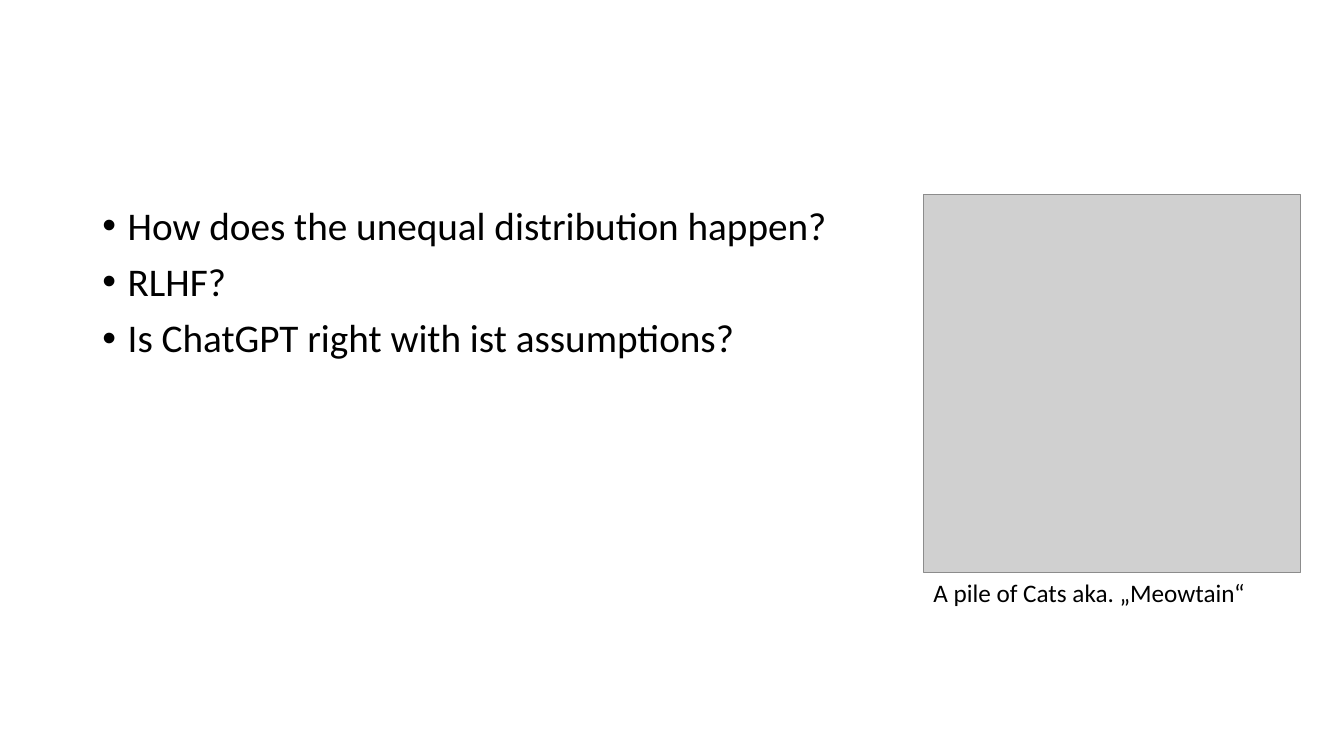
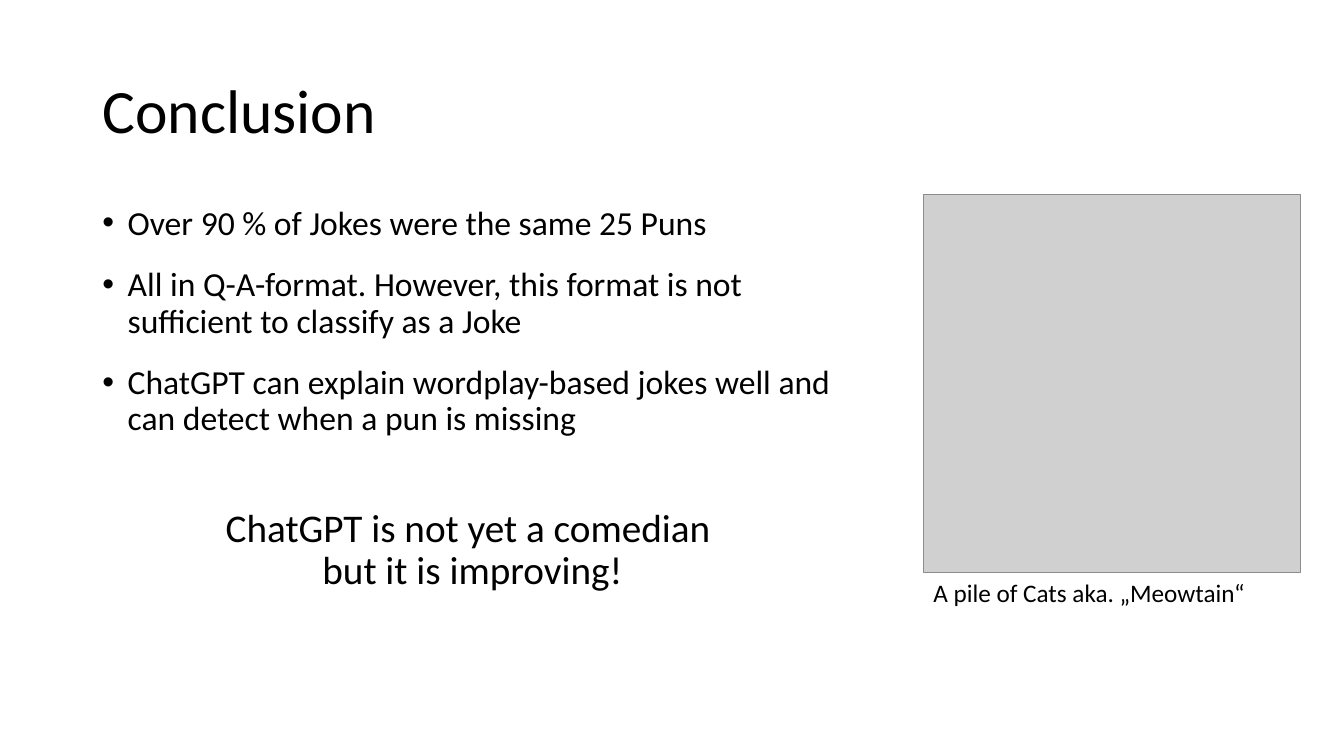
Before and after one commit to sciphie/JokeGPT, a slide deck: slide 27 of ChatGPT is fun –.pptm (slide 28 before the commit). Drawn at 1344x756 pixels with LibreOffice and Linux fonts; fonts in the diff are those of the drawing; grey boxes stand for pictures. Boxes give left, top, right and bottom in pixels: in the first picture for what was removed or moved away, otherwise in the second. Text is boxed around its words. In the diff, an @@ line names an element or a change of style, - is before the commit and + after.

```diff
--- a/ChatGPT is fun –.pptm
+++ b/ChatGPT is fun –.pptm
@@ title added at box(102, 90, 375, 134), 44 pt, text #000000 @@
+Conclusion
@@ text at box(128, 211, 830, 591): text changed; size 28 to 24 pt @@
-• How does the unequal distribution happen?
-• RLHF?
-• Is ChatGPT right with ist assumptions?
+• Over 90 % of Jokes were the same 25 Puns
+• All in Q-A-format. However, this format is not sufficient to classify as a Joke
+• ChatGPT can explain wordplay-based jokes well and can detect when a pun is missing
+ChatGPT is not yet a comedian
+but it is improving!
```
Also in this commit, not shown: 14 other slides changed, 1 slide added, 2 slides removed, 21 other files.
